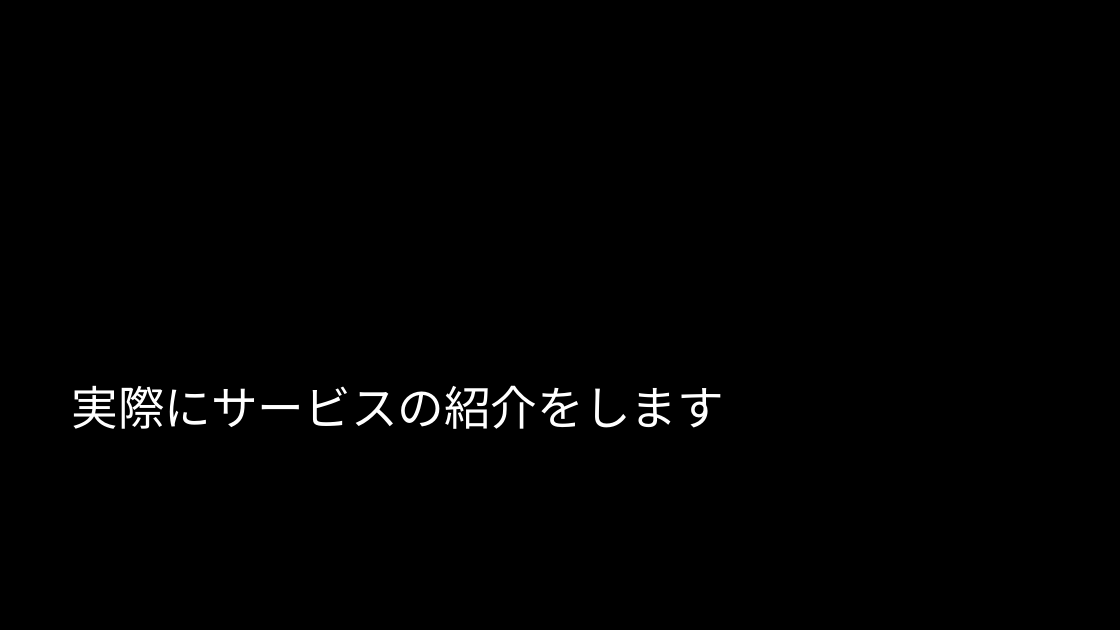
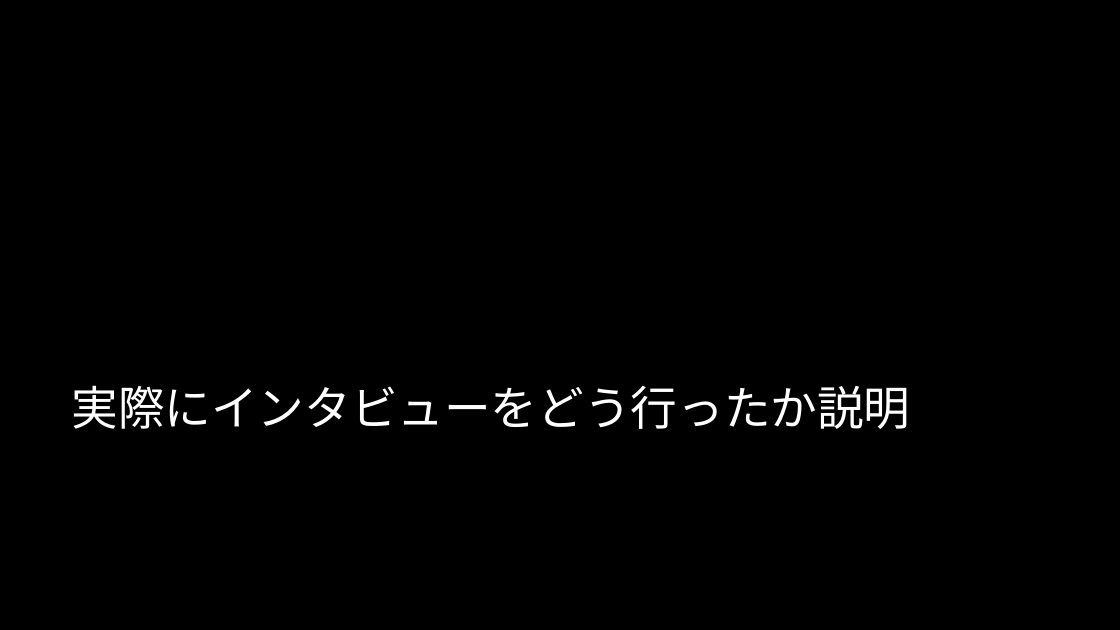
Before and after one commit to Sorarinu/ProjectP2016_F, a slide deck: slide 5 of production-idea/中間発表.pptx (slide 4 before the commit). Drawn at 1120x630 pixels with LibreOffice and Linux fonts; fonts in the diff are those of the drawing; background and template pictures are left out. Boxes give left, top, right and bottom in pixels: in the first picture for what was removed or moved away, otherwise in the second. Text is boxed around its words. In the diff, an @@ line names an element or a change of style, - is before the commit and + after.

```diff
--- a/production-idea/中間発表.pptx
+++ b/production-idea/中間発表.pptx
@@ title at box(71, 385, 910, 429): text changed @@
-実際にサービスの紹介をします
+実際にインタビューをどう行ったか説明
```
Also in this commit, not shown: 8 other slides changed, 1 slide added.
